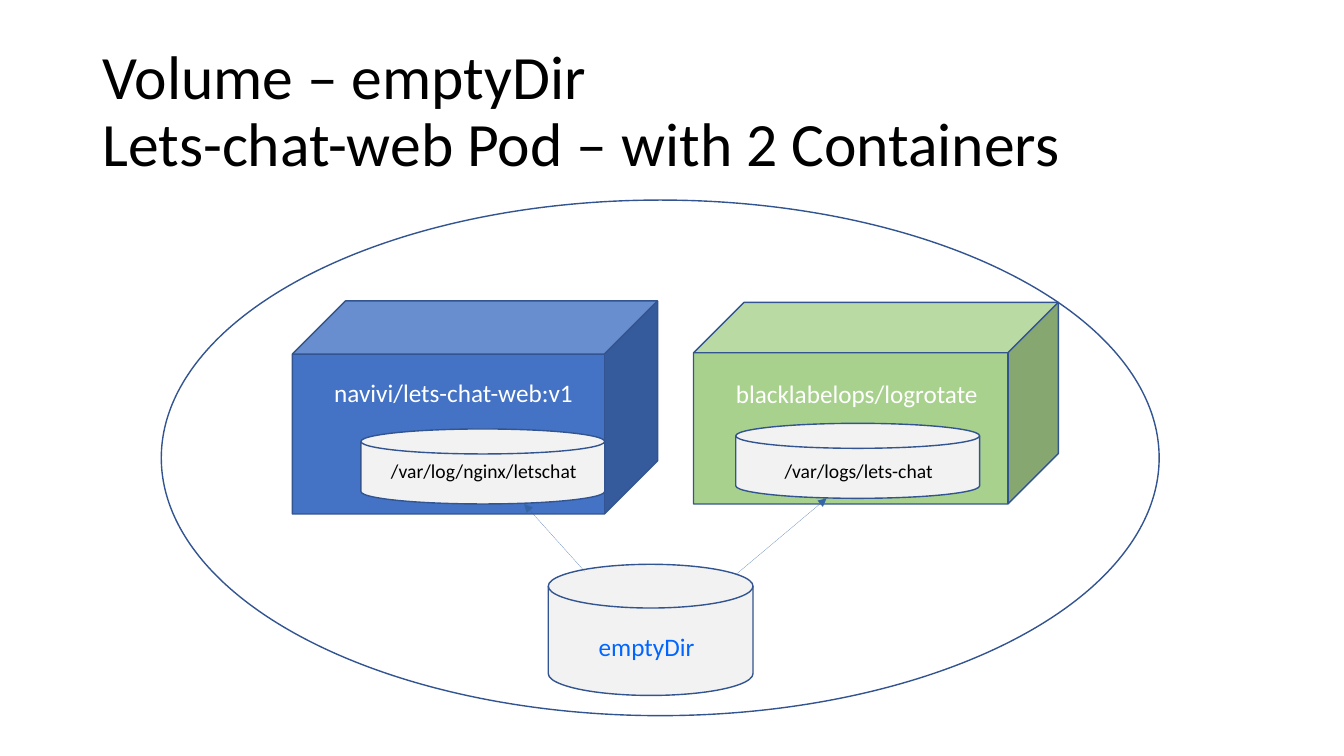
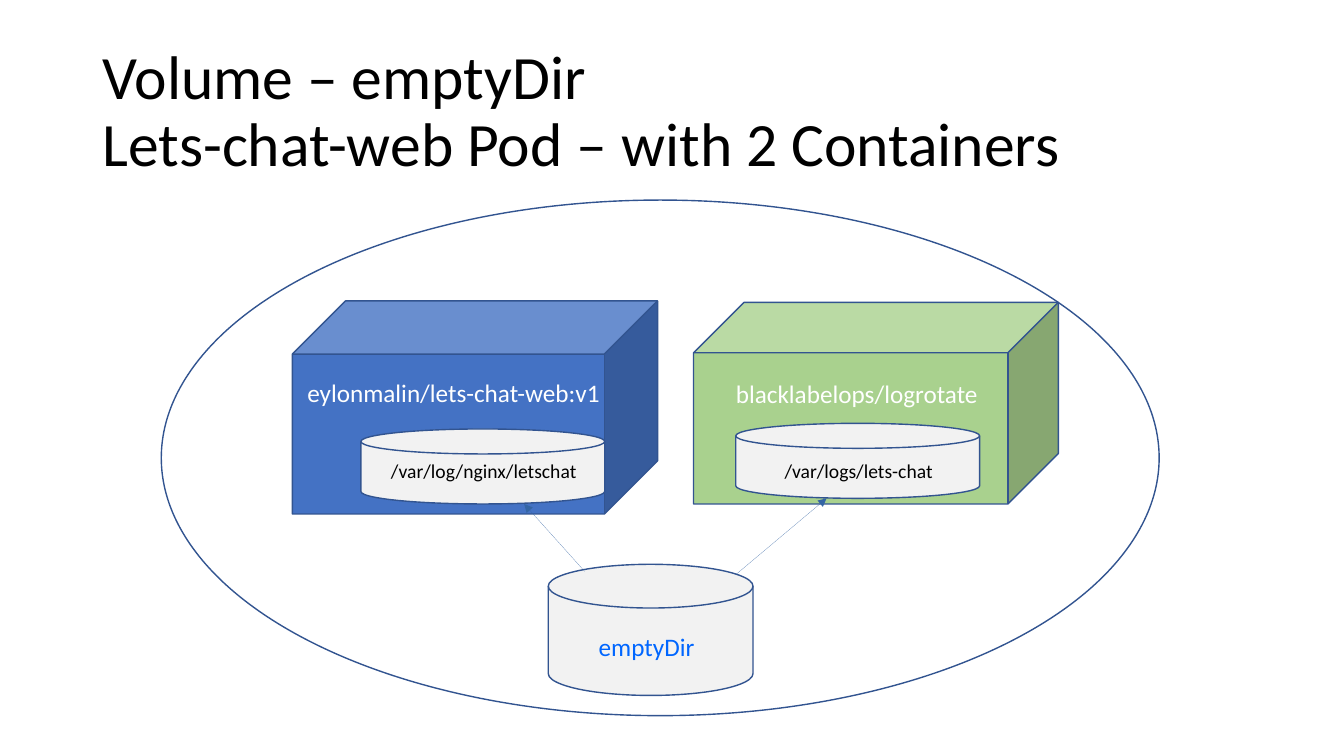
Before and after one commit to eylonmalin/k8s-training, a slide deck: slide 16 of day-4/Using Kubernetes Day 4.pptx. Drawn at 1344x756 pixels with LibreOffice and Linux fonts; fonts in the diff are those of the drawing. Boxes give left, top, right and bottom in pixels: in the first picture for what was removed or moved away, otherwise in the second. Text is boxed around its words. In the diff, an @@ line names an element or a change of style, - is before the commit and + after.

Commit message:
update day4 ppt

```diff
--- a/day-4/Using Kubernetes Day 4.pptx
+++ b/day-4/Using Kubernetes Day 4.pptx
@@ text at box(307, 384, 599, 406): text changed @@
-navivi/lets-chat-web:v1
+eylonmalin/lets-chat-web:v1
```
Also in this commit, not shown: 3 other slides changed.
